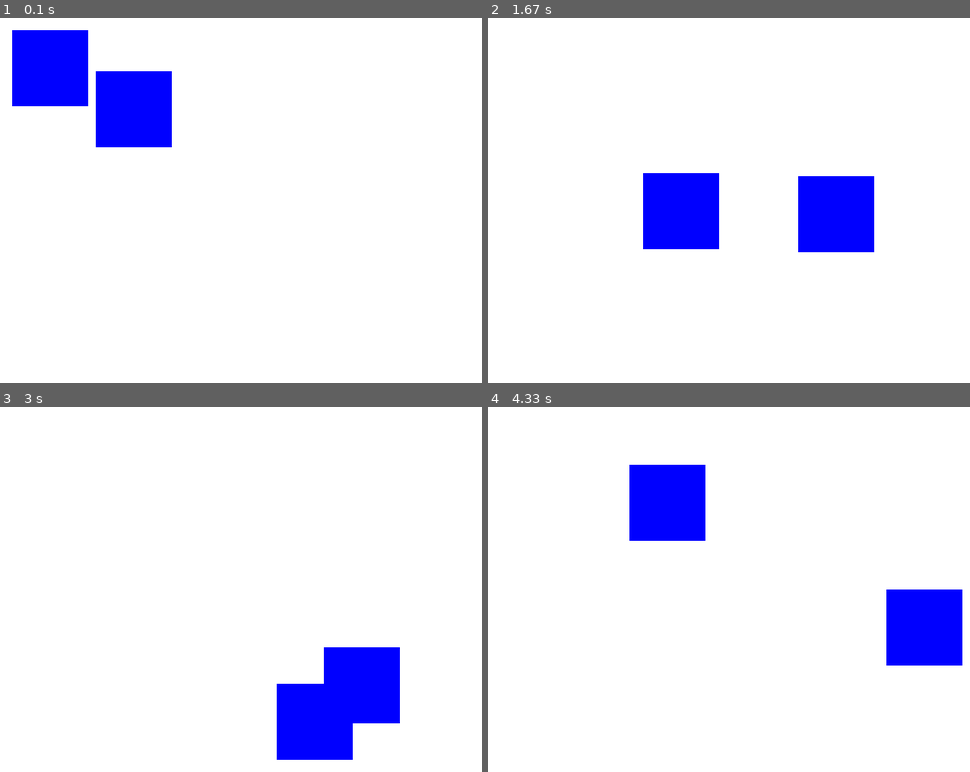
Above: before the commit, frames 1-4 (two rows, left to right).
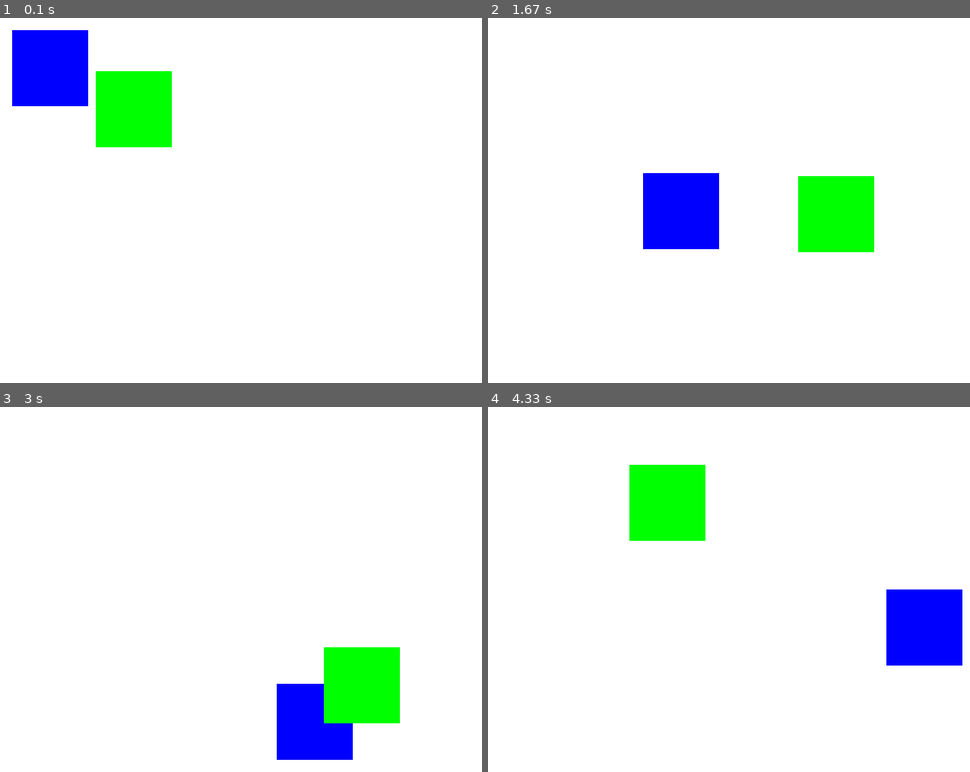
Above: after the commit, the same moments.

Repository: erikgranlund/conway
Game: pygame game, started from pygame_demo.py
The game is run twice, just before and just after one commit, with the same random seed, the same clock (stepped at 60 frames per second) and the same inputs. The source is Python 2; it was converted automatically to run under Python 3.
Inputs:
- Up to frame 1 (0.1 s): no input
- Up to frame 2 (1.67 s): no input
- Up to frame 3 (3 s): no input
- Up to frame 4 (4.33 s): no input

The runs differ from the first frame. In frame 1, 3.3% of the frame differs, in the area x 19-36%, y 14-36%; in frame 2, 3.3%; in frame 3, 3.3%; in frame 4, 3.3%.

Commit message:
Starting work on getting conway gui going

Diff:
--- a/conway.py
+++ b/conway.py
@@ -15,7 +15,9 @@
 
         size = 12
         self.matrix = [[Organism() for x in range(size)] for y in range(size)]
+        self.load_config()
 
+    def load_config(self):
         #     0 1 2 3 4 5 6 7 8 9 0 1
         # 0 # X X . . . . . . . . . .
         # 1 # X X X . . . . . . . . . - (1,1) dies
--- a/pygame_demo.py
+++ b/pygame_demo.py
@@ -9,10 +9,12 @@
 
     def __init__(self):
         self.size = [640, 480]
-        super(Grid, self).__init__()
         self.screen = pygame.display.set_mode(self.size)
 
         self.organisms = []
+
+        super(Grid, self).__init__()
+        self.matrix = [[GridSpace() for x in range(12)] for y in range(12)]
 
     def add_organism(self,organism):
         self.organisms.append(organism)
@@ -29,7 +31,7 @@
 
         for organism in self.organisms:
             organism.move()
-            pygame.draw.rect(self.screen, (0, 0, 255), organism)
+            pygame.draw.rect(self.screen, organism.get_color(), organism)
 
     def get_width(self):
         return self.size[0]
@@ -53,6 +55,10 @@
         self.speed = [2, 2]
 
         self.planet = None
+        self.color = (0, 0, 255)
+
+    def get_color(self):
+        return self.color
 
     def set_planet(self, planet):
         self.planet = planet
@@ -60,8 +66,12 @@
     def set_speed(self, speed):
         self.speed = speed
 
-    def is_collided_with(self):
-        return self.collidelistall(self.planet.get_organisms())
+    def get_collides(self):
+        organisms = self.planet.get_organisms()
+        collides = [organisms[x] for x in self.collidelistall(organisms)]
+        collides.remove(self)
+
+        return collides
 
     def move(self):
         if self.left < 0 or self.right > self.planet.get_width():
@@ -72,14 +82,18 @@
         self.left += self.speed[0]
         self.top -= self.speed[1]
 
-        if self.is_collided_with():
-            print(self.is_collided_with())
+        collides = self.get_collides()
+
+        if collides:
+            print collides
 
 
 # colors
 black = (0, 0, 0)
 white = (255, 255, 255)
 blue = (0, 0, 255)
+green = (0, 255, 0)
+red = (255, 0, 0)
 
 planet = Grid()
 planet.add_organism(GridSpace())
@@ -88,6 +102,7 @@
 x.set_speed([3,3])
 x.left = 100
 x.top = 100
+x.color = green
 planet.add_organism(x)
 
 pygame.init()
@@ -99,3 +114,4 @@
 
     planet.simulate()
     pygame.display.update()
+    print planet
